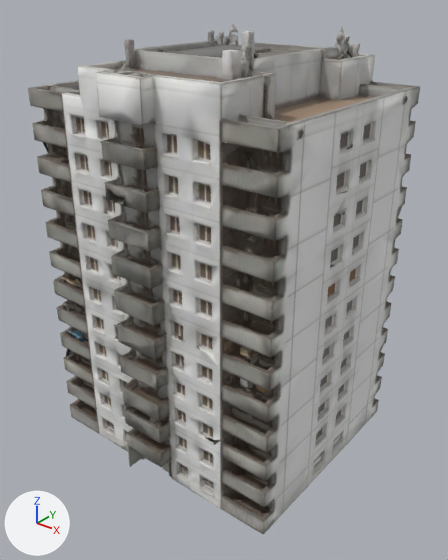
Two versions of the glTF model assets/heavy/towers/ru-blocks.glb, one commit apart.
Rendered twice from a camera (50 mm lens) standing at (1.73, -2.17, 1.16) and looking at (0.04, -0.05, -0.15). The lights are fixed; the arrows at lower left show +X, +Y and +Z. The first picture is the older version. Vertices at exactly the same position are counted once.
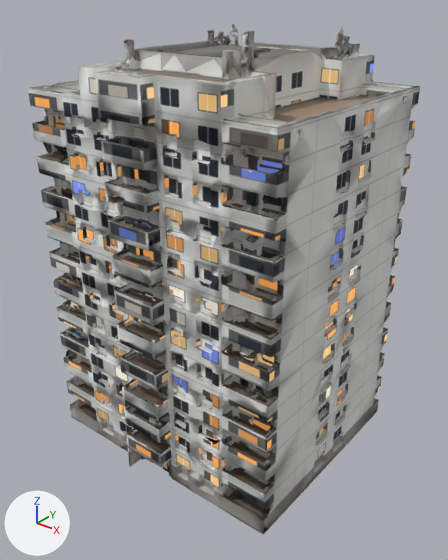
The newer file is also turned or shifted as a whole; pictures and numbers use the older file's frame.

What differs and where, as boxes (x1, y1, x2, y2) in the pictures (448 x 560 px; the box of a moved part takes in the faces that stretch with it):
part 1 of me_mesh1_0, moved or reshaped: (59, 179, 288, 469) in both
part 2 of me_mesh1_0, recoloured: (28, 43, 420, 534) in both

Edits to the bpy script that builds the scene:
```text
Add img_fac_em:
    img_fac_em = load_image('fac-em', '_unpacked/fac-em', 2048, 1024, 'sRGB')
Add img_fac_base:
    img_fac_base = load_image('fac-base', '_unpacked/fac-base', 2048, 1024, 'sRGB')
Add mat_facade:
    mat_facade = bpy.data.materials.new('Facade')
    # uses the picture img_fac_base
    # uses the picture img_fac_em
Change me_mesh1_0:
    where me_mesh1_0.from_pydata(...)  # 14782 vertices, 29754 faces; spans x -0.66..0.66, y -0.62..0.62, z -1.0..0.98
    used by ob_mesh1_0; location = (0.0, 0.0, 0.0)
    me_mesh1_0 part 1: 29 vertices moved within x -0.62..0.62, y -0.62..-0.44, z -0.71..0.45
    me_mesh1_0 part 2: 16432 faces spanning x -0.66..0.66, y -0.62..0.62, z -1.0..0.89 switch from mat_bakedmaterial (picture img_rb_l_glb_base) to mat_facade
```
